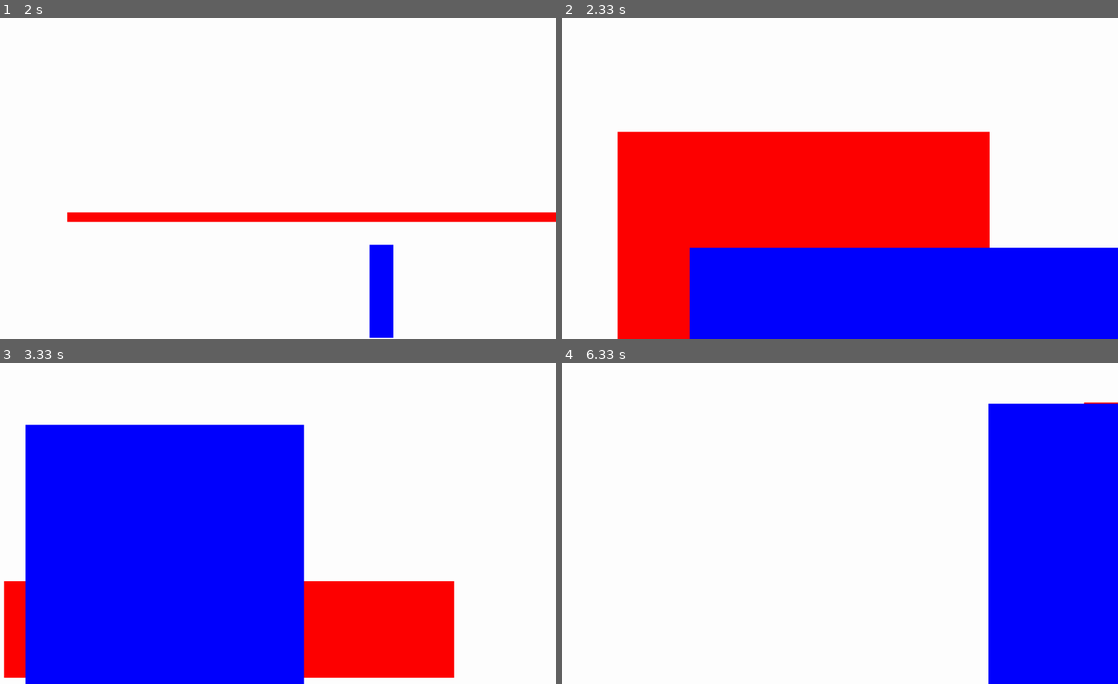
Above: before the commit, frames 1-4 (two rows, left to right).
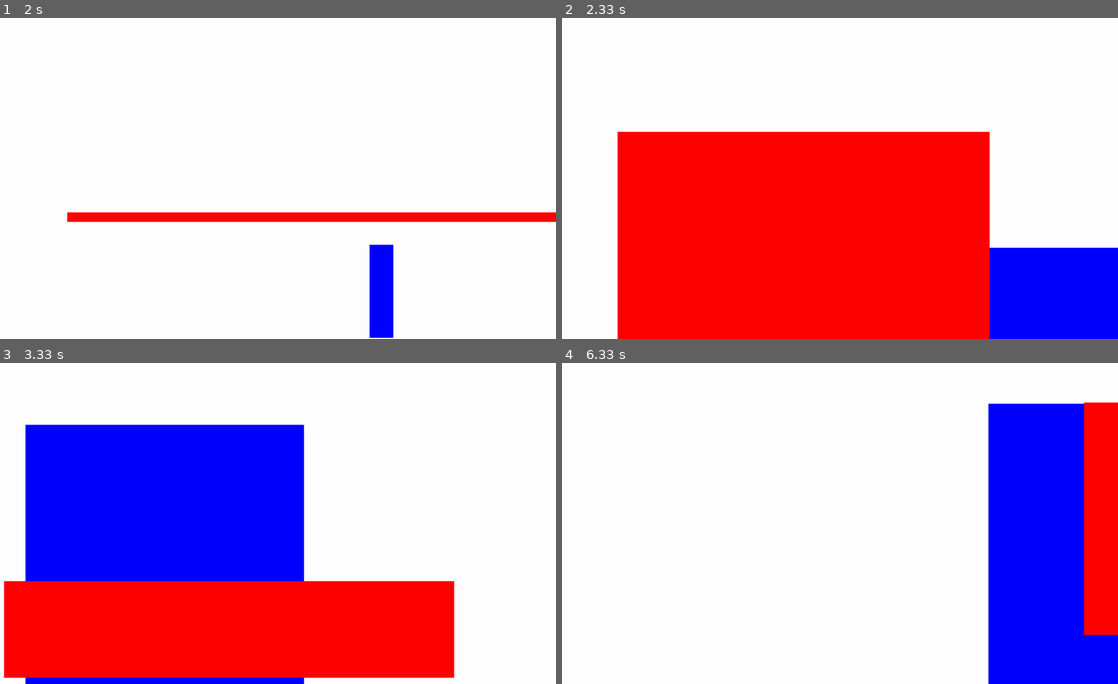
Above: after the commit, the same moments.

Repository: wesoree/ics3u-classwork-wesoree
Game: pygame game, started from webdriver_torso.py
The game is run twice, just before and just after one commit, with the same random seed, the same clock (stepped at 60 frames per second) and the same inputs.
Inputs:
- Up to frame 1 (2 s): no input
- Up to frame 2 (2.33 s): no input
- Up to frame 3 (3.33 s): no input
- Up to frame 4 (6.33 s): no input

Frame 1 is identical in both runs. In frame 2, 15% of the frame differs, in the area x 22-77%, y 71-100%; in frame 3, 15%; in frame 4, 4.5%.

Commit message:
update webdriver_torso.py to reflect webdriver torso yt format

Diff:
--- a/webdriver_torso.py
+++ b/webdriver_torso.py
@@ -32,8 +32,9 @@
     bluexend=random.randrange(1,1919)
     blueybegin=random.randrange(1,1079)
     blueyend=random.randrange(1,1079)
+
+    pygame.draw.rect(screen, (0,0,255), (bluexbegin,blueybegin ,bluexend, blueyend))
     pygame.draw.rect(screen, (255,0,0), (redxbegin,redybegin ,redxend, redyend))
-    pygame.draw.rect(screen, (0,0,255), (bluexbegin,blueybegin ,bluexend, blueyend))
 
     pygame.display.flip()
 
